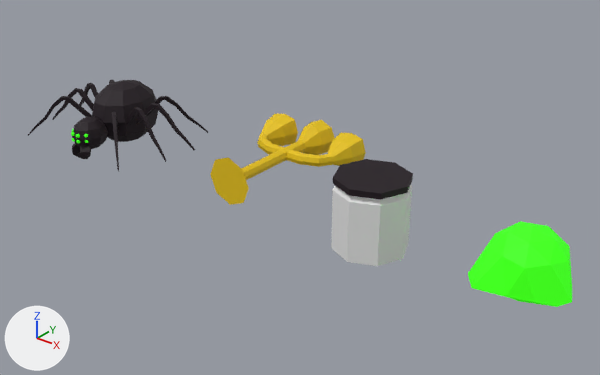
An edit to the FBX model Source/Assets/Models/objects.fbx, drawn before and after from the same camera.
Both versions are drawn from a camera (50 mm lens) standing at (10.2, -15.62, 9.66) and looking at (-3.06, 0.96, -0.62). The axes (+X, +Y, +Z) are drawn at lower left. The lights are the same throughout. Where no turn or scale is listed for an object, it has been applied to the vertices. Vertices at the same position are counted once.

The older version as bpy lines, for what is in view:
```python
me_cube_008 = bpy.data.meshes.new('Cube.008')
me_cube_008.from_pydata(...)  # 460 vertices, 528 faces; spans x -2.87..2.87, y -1.79..2.08, z -0.96..1.07
# faces by material slot: [160, 368]
me_cube_008.materials.append(mat_slime)  # green #32e700
me_cube_008.materials.append(mat_spider)  # black #14000f
me_cylinder = bpy.data.meshes.new('Cylinder')
me_cylinder.from_pydata(...)  # 198 vertices, 190 faces; spans x -1.78..1.78, y -0.93..3.17, z -0.71..0.71
me_cylinder.materials.append(mat_chandelier)  # yellow #e7c200
me_cylinder_001 = bpy.data.meshes.new('Cylinder.001')
me_cylinder_001.from_pydata(...)  # 40 vertices, 34 faces; spans x -1.0..1.0, y -1.0..1.0, z -1.1..0.83
me_cylinder_001.materials.append(mat_glass)  # white #e7e7e7
me_cylinder_003 = bpy.data.meshes.new('Cylinder.003')
me_cylinder_003.from_pydata(...)  # 24 vertices, 18 faces; spans x -1.0..1.0, y -1.0..1.0, z 0.83..1.0
me_cylinder_003.materials.append(mat_spider)  # black #14000f
me_icosphere = bpy.data.meshes.new('Icosphere')
me_icosphere.from_pydata(...)  # 42 vertices, 80 faces; spans x -1.11..1.2, y -1.15..1.27, z -0.52..1.0
me_icosphere.materials.append(mat_slime)  # green #32e700
ob_chandelier = bpy.data.objects.new('Chandelier', me_cylinder)
ob_chandelier.location = (-4.0, 0.0, 0.0)
ob_cylinder = bpy.data.objects.new('Cylinder', me_cylinder_001)
ob_cylinder.location = (0.0, 0.0, 0.0)
ob_cylinder_002 = bpy.data.objects.new('Cylinder.002', me_cylinder_003)
ob_cylinder_002.location = (0.0, 0.0, 0.0)
ob_slime = bpy.data.objects.new('Slime', me_icosphere)
ob_slime.location = (4.19, 0.0, 0.0)
ob_spider = bpy.data.objects.new('Spider', me_cube_008)
ob_spider.location = (-10.02, 0.13, 0.09)
ob_spider.rotation_euler = (-3.142, 0.0, 0.0)  # degrees (-180, 0, 0)
ob_spider.scale = (-1.0, -1.0, -1.0)
```
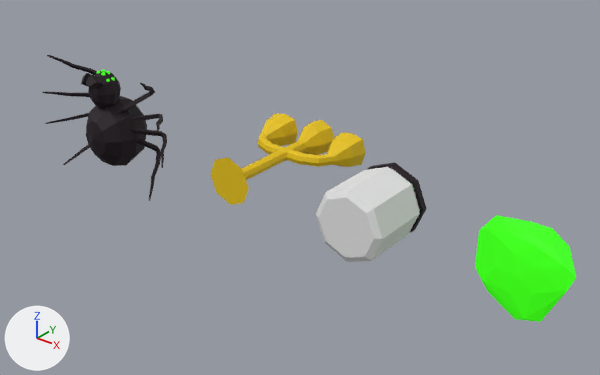
Boxes [x1, y1, x2, y2] around the edits, measured in the pictures (600 x 375 px):
'Slime', turned: before [468, 221, 572, 307]; after [475, 215, 576, 322]
'Cylinder', reshaped: before [331, 185, 412, 266]; after [316, 163, 427, 262]
'Spider', reshaped, turned, rescaled: before [28, 80, 208, 171]; after [43, 55, 167, 201]
'Cylinder.002', deleted (black): before [333, 159, 413, 200]

Patch to the scene script:
```diff
--- a/Source/Assets/Models/objects.fbx.py
+++ b/Source/Assets/Models/objects.fbx.py
@@ me_cylinder_001 @@
 # used by ob_cylinder; location = (0.0, 0.0, 0.0)
-me_cylinder_001.from_pydata(...)  # 40 vertices, 34 faces; spans x -1.0..1.0, y -1.0..1.0, z -1.1..0.83
+me_cylinder_001.from_pydata(...)  # 56 vertices, 51 faces; spans x -1.0..1.0, y -1.1..1.0, z -1.0..1.0
+# me_cylinder_001 part 1
+# 38 vertices are removed from x -1.0..1.0, y -1.0..1.0, z -1.1..0.83
+# 34 faces are deleted
+# 32 vertices are added at x -1.0..0.9, y -1.1..1.0, z -1.0..0.9
+# 8 new vertices lie (0.29, 0.0, 0.71) away from vertices in x -1.0..0.71, y -1.0..1.0, z -0.71..0.0
+# 6 new vertices lie (-0.71, 0.0, 0.29) away from vertices in x 0.0..0.71, y -1.0..1.0, z -1.0..0.71
+# 8 new vertices lie (0.0, 0.08, 0.0) away from vertices in x -0.9..0.9, y 0.75, z -0.9..0.9
+# 18 new faces join them, mat_spider (black #14000f)
+# 33 new faces join them, mat_glass (white #e7e7e7)
 me_cylinder_001.materials.append(mat_glass)
+me_cylinder_001.materials.append(mat_spider)  # black #14000f
@@ me_cube_008 @@
 me_cube_008.from_pydata(...)  # 460 vertices, 528 faces; spans x -2.87..2.87, y -1.79..2.08, z -0.96..1.07
 # used by ob_spider; location = (-10.02, 0.13, 0.09); rotation_euler = (-3.142, 0.0, 0.0), in degrees (-180, 0, 0); scale = (-1.0, -1.0, -1.0)
+# me_cube_008 part 2: the whole mesh is multiplied about the mesh origin by the matrix ((-1.0, 0.0, 0.0), (0.0, 0.0, 1.0), (0.0, -1.0, 0.0))
 me_cube_008.materials.append(mat_slime)
@@ ob_cylinder_002 @@
-ob_cylinder_002 = bpy.data.objects.new('Cylinder.002', me_cylinder_003)
-ob_cylinder_002.location = (0.0, 0.0, 0.0)
@@ ob_spider @@
 ob_spider.location = (-10.02, 0.13, 0.09)
-ob_spider.rotation_euler = (-3.142, 0.0, 0.0)  # degrees (-180, 0, 0)
-ob_spider.scale = (-1.0, -1.0, -1.0)
@@ ob_slime @@
 ob_slime.location = (4.19, 0.0, 0.0)
+ob_slime.rotation_euler = (-1.571, 0.0, 0.0)  # degrees (-90, 0, 0)
```
